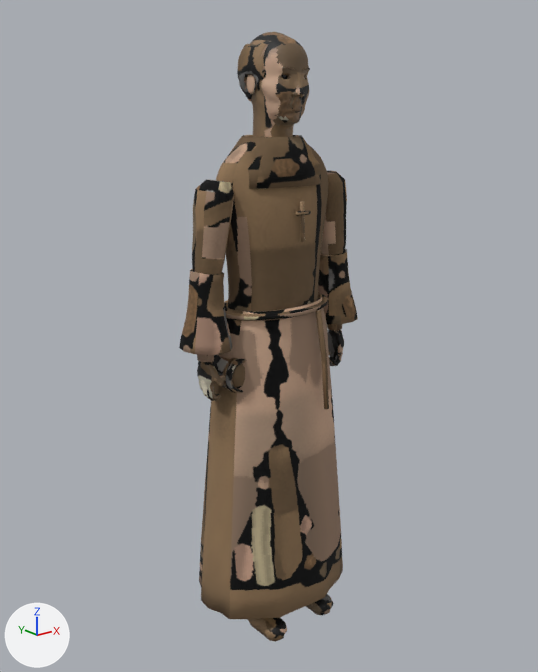
The Blender file models/src/npc-monk.blend, before and after one commit.
Camera for both pictures: a 50 mm camera at (-1.355, -1.667, 1.618) aimed at (0.002, 0.03, 0.939). The axes (+X, +Y, +Z) are drawn at lower left. The lights are the same throughout. The first picture is the older version.

In view in the first picture: 'NPC_Monk'.
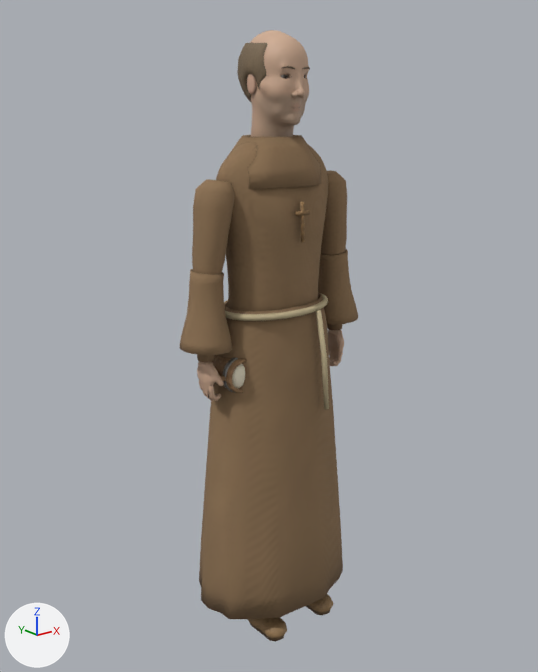
Where the change shows, as pixel boxes (x1, y1, x2, y2) in the pictures (538 x 672 px):
'NPC_Monk', reshaped: before (179, 32, 358, 642); after (180, 30, 358, 642)
part 1 of me_monk_mesh, built on: before (179, 32, 358, 401); after (180, 30, 358, 401)
part 2 of me_monk_mesh, surface changed: (181, 59, 357, 641) in both

Edits to the bpy script that builds the scene:
```text
Change me_monk_mesh:
    used by ob_npc_monk; location = (0.0, 0.0, 0.0)
    remove me_monk_mesh.from_pydata(...)  # 12060 vertices, 14567 faces; spans x -0.32..0.32, y -0.18..0.22, z 0.0..1.8
    add me_monk_mesh.from_pydata(...)  # 9941 vertices, 15209 faces; spans x -0.32..0.32, y -0.18..0.22, z 0.0..1.8
    me_monk_mesh part 1: 973 vertices moved within x -0.31..0.31, y -0.11..0.12, z 0.81..1.79; 3089 vertices removed from x -0.31..0.31, y -0.11..0.12, z 0.8..1.8; 898 vertices added at x -0.32..0.32, y -0.12..0.12, z 0.81..1.8
    me_monk_mesh part 2: 5267 kept faces spanning x -0.32..0.32, y -0.18..0.22, z 0.0..1.77 get new texture (UV) coordinates
    other edits to the shape of me_monk_mesh do not show in these pictures
```
